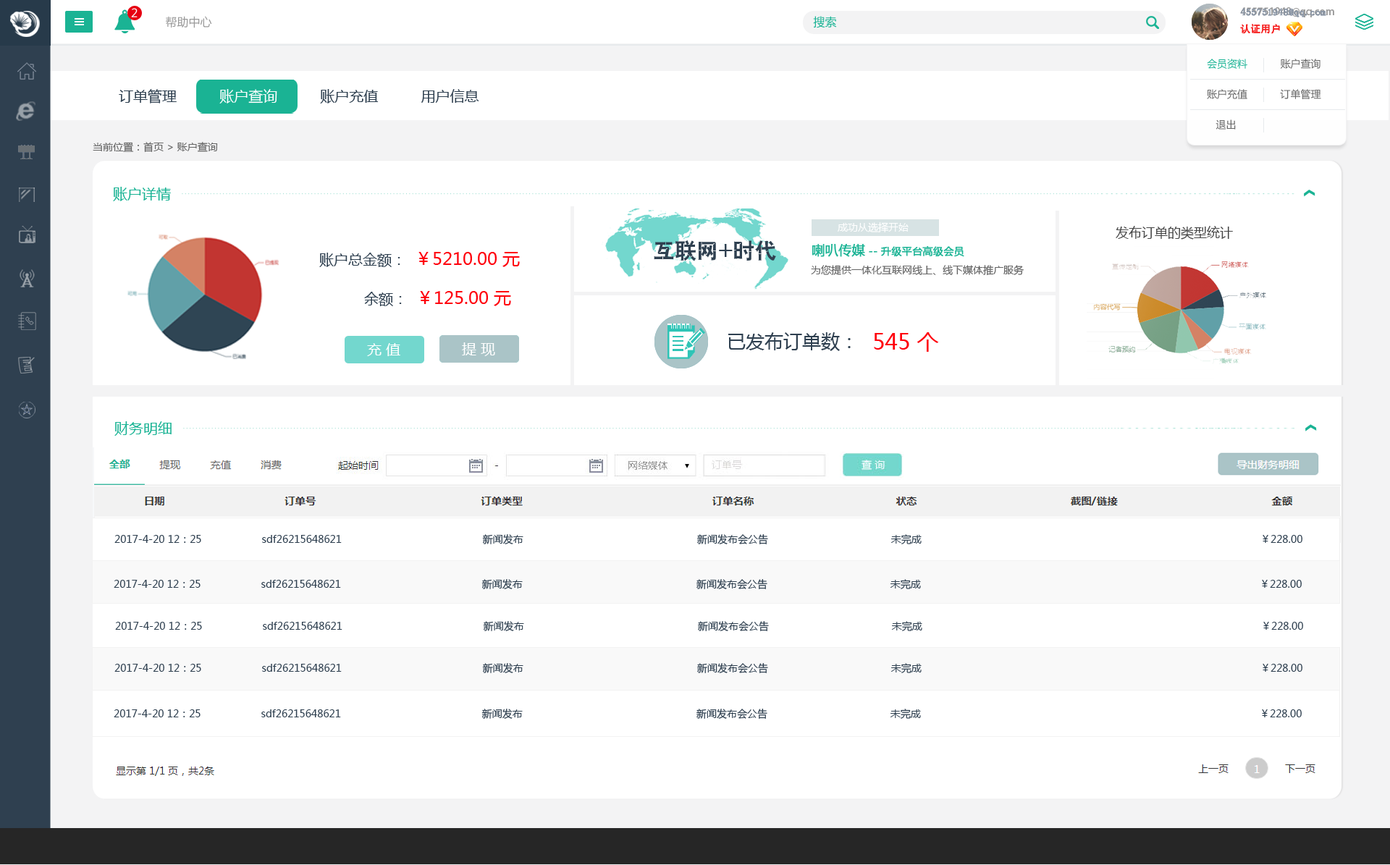
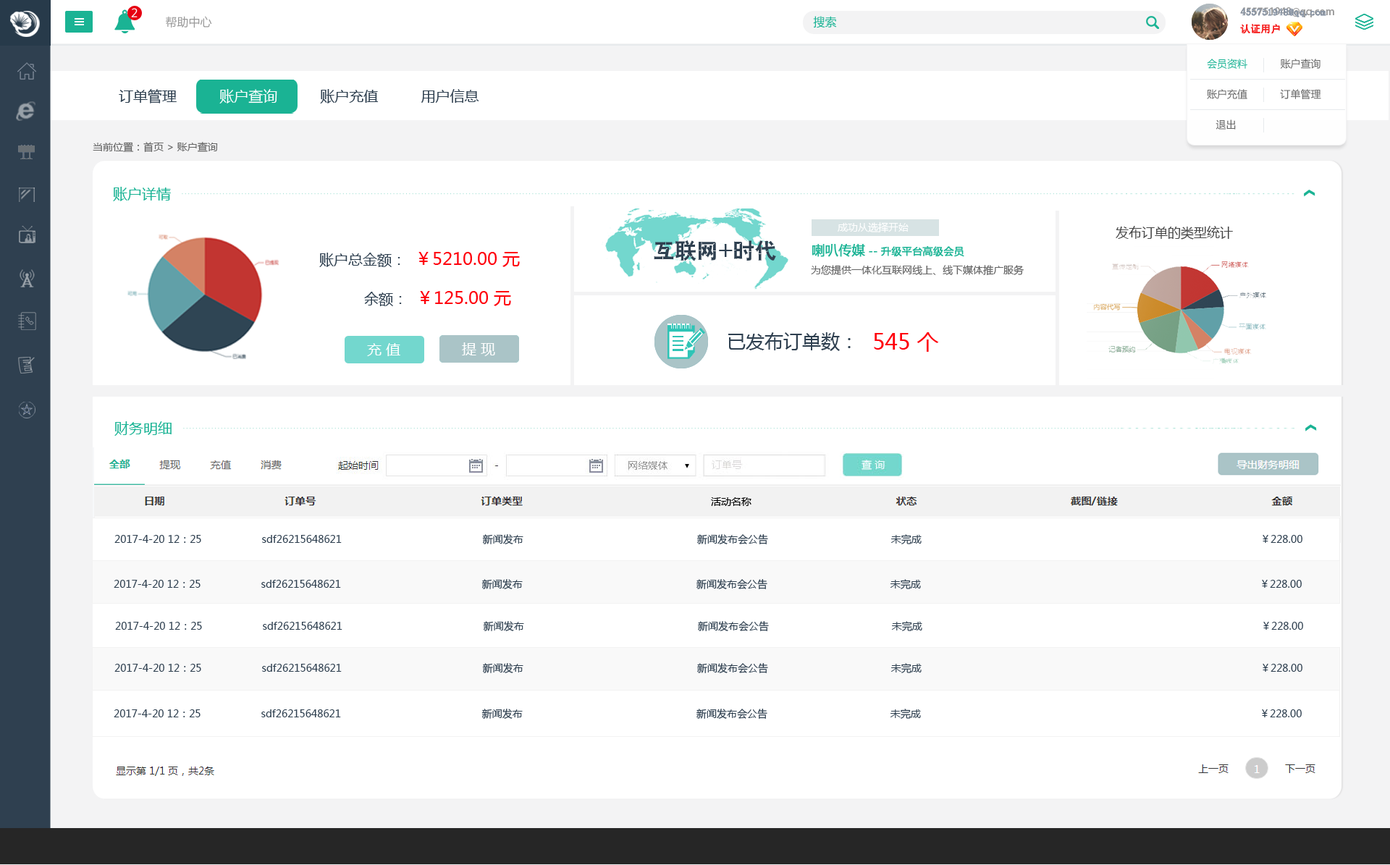
Comparing the layer stacks of the two 1390 x 865 images. Changes:
added layer "活动名称" in group "组 13" over box(711, 497, 752, 507)
painted on "图层 97" over box(711, 496, 756, 507)
